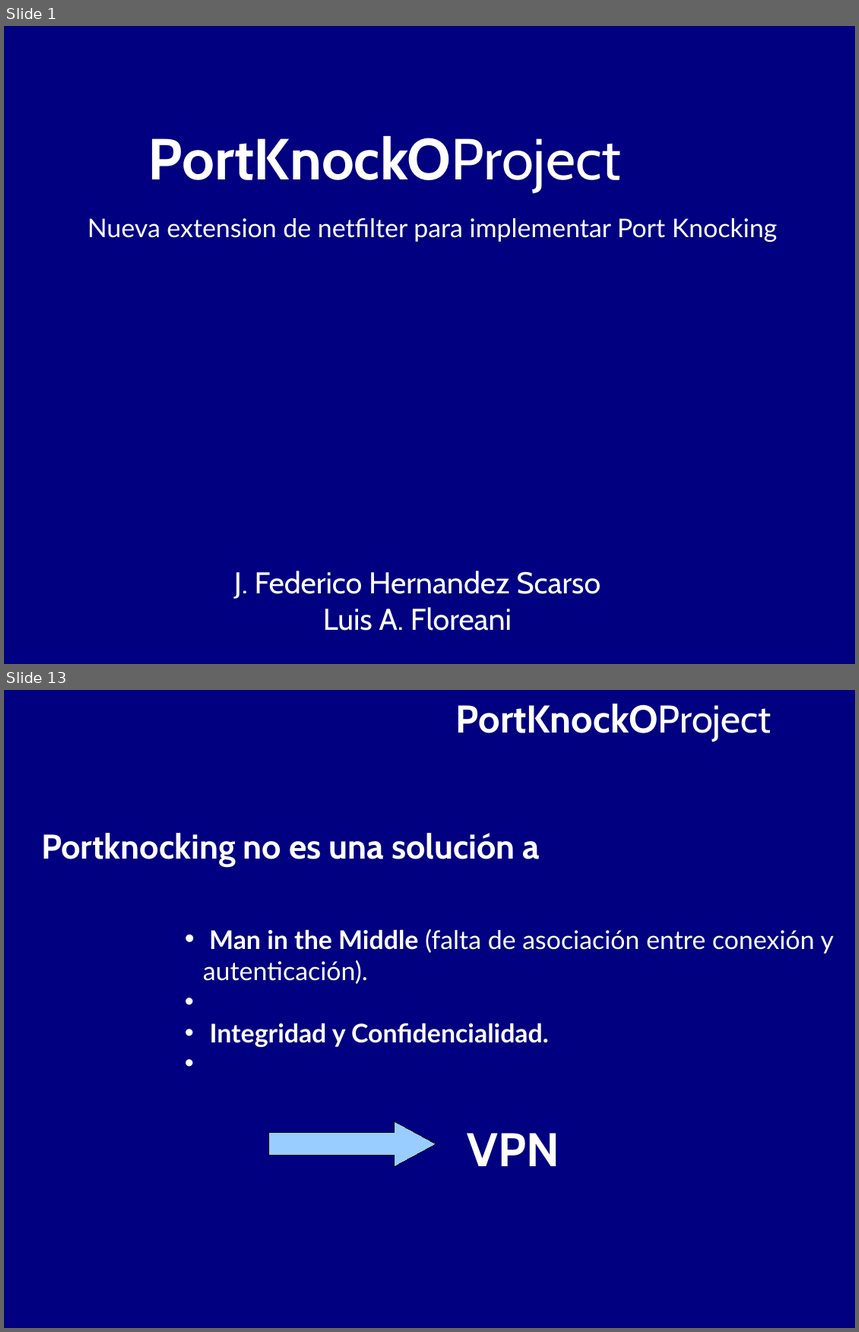
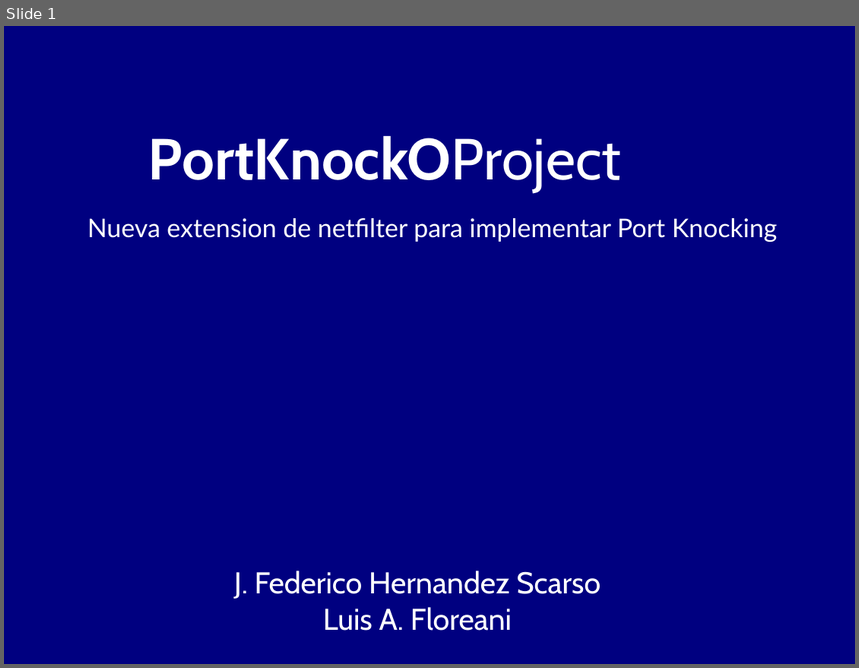
Before and after one commit to BackupTheBerlios/portknocko-svn, a slide deck: trunk/jornadas/jornadas.odp. Shown one above the other, each under a label of ours: slides 1 and 13 before the commit, slide 1 after it; the slides between them are not shown. The pictures are 859x1332 and 859x668 pixels, drawn with LibreOffice and Linux fonts; fonts in the diff are those of the drawing. Boxes give left, top, right and bottom in pixels: in the first picture for what was removed or moved away, otherwise in the second. Text is boxed around its words. In the diff, an @@ line names an element or a change of style, - is before the commit and + after.

```diff
--- a/trunk/jornadas/jornadas.odp
+++ b/trunk/jornadas/jornadas.odp
@@ slide 13 removed at [4,690,855,1328], background #000080 @@
@@ text removed at [456,704,772,741] @@
-PortKnockOProject
@@ text removed at [41,833,540,867] @@
-Portknocking no es una solución a
@@ text removed at [203,929,834,1047] @@
-• Man in the Middle (falta de asociación entre conexión y autenticación).
-• Integridad y Confidencialidad.
@@ right arrow removed at [269,1122,436,1167] @@
@@ text removed at [468,1133,560,1167] @@
-VPN
```
Also in this commit, not shown: 5 slides changed, 2 slides added, 8 other slides removed, 1 other file.
